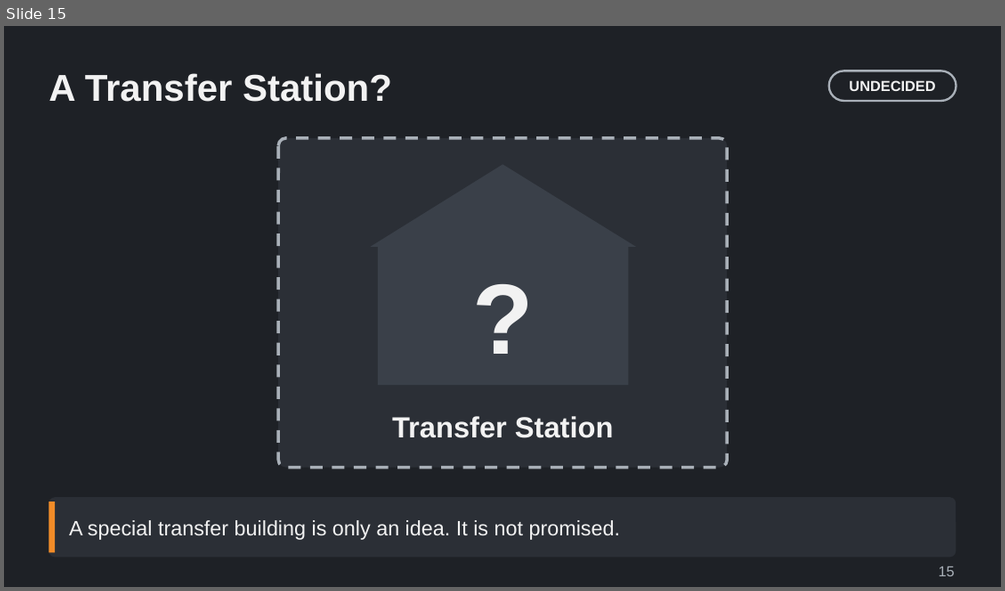
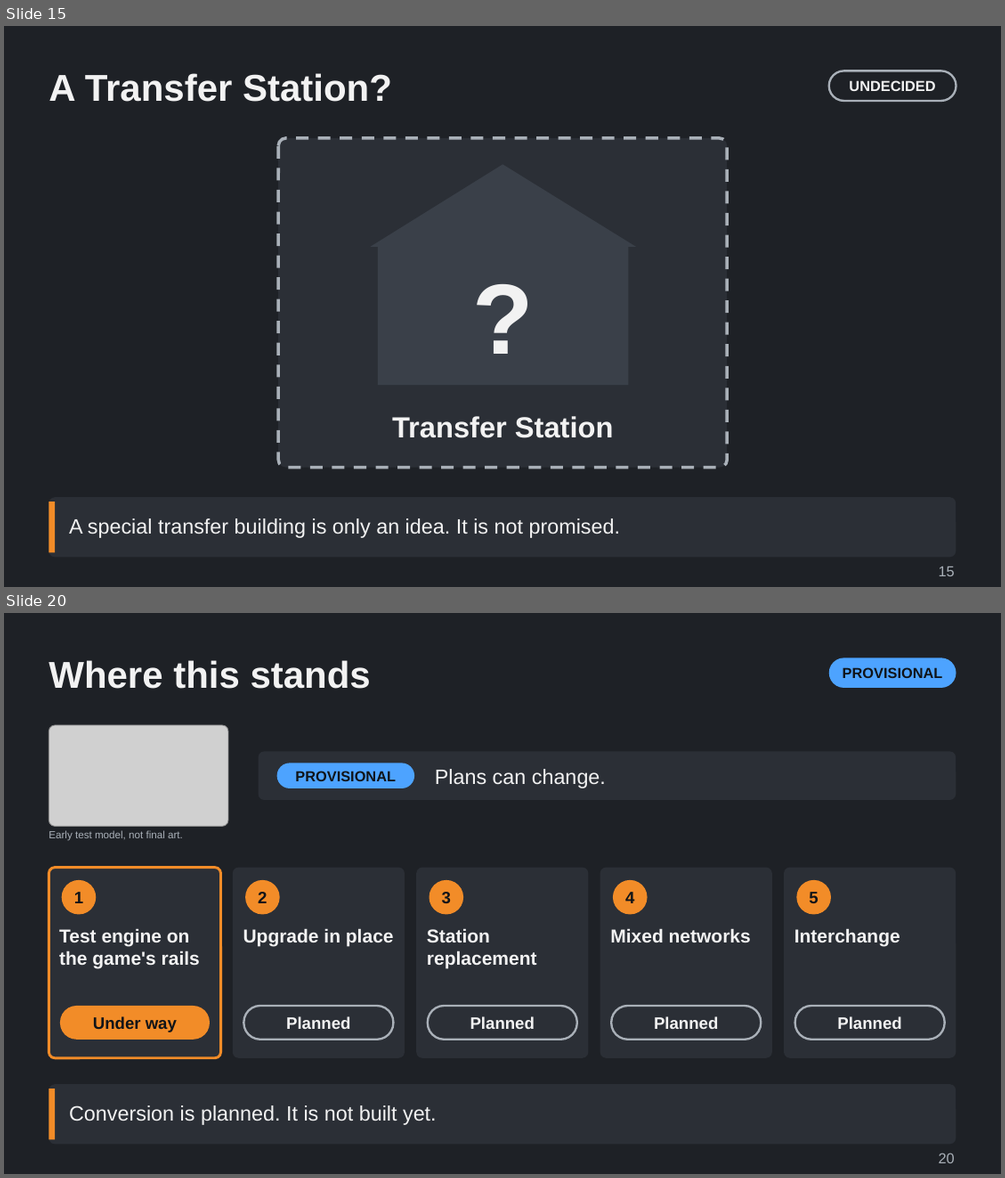
Before and after one commit to Tarenkookoo/Satisfactory---Early-Locomotion, a slide deck: Reporting/Claude Presents/Deck4_Monorail/The_Monorail_Transition_Explained.pptx. Shown one above the other, each under a label of ours: slide 15 before the commit, slides 15 and 20 after it; the slides between them are not shown. The pictures are 1005x591 and 1005x1178 pixels, drawn with LibreOffice and Linux fonts; fonts in the diff are those of the drawing; grey boxes stand for pictures. Boxes give left, top, right and bottom in pixels: in the first picture for what was removed or moved away, otherwise in the second. Text is boxed around its words. In the diff, an @@ line names an element or a change of style, - is before the commit and + after.

```diff
--- a/Reporting/Claude Presents/Deck4_Monorail/The_Monorail_Transition_Explained.pptx
+++ b/Reporting/Claude Presents/Deck4_Monorail/The_Monorail_Transition_Explained.pptx
@@ slide 20 added at (4,613,1001,1174), background #1E2126 @@
@@ title added at (48,660,371,689), 36 pt, text #F2F2F2, bold @@
+Where this stands
@@ rounded rectangle added at (829,657,956,688), fill #4DA3FF, 14 pt, text #101418, bold @@
+PROVISIONAL
@@ picture added at (48,725,228,826) @@
@@ rounded rectangle added at (259,751,956,800), fill #2B2F36 @@
@@ rounded rectangle added at (277,763,414,788), fill #4DA3FF, 14 pt, text #101418, bold @@
+PROVISIONAL
@@ text added at (435,769,606,788), 20 pt, text #F2F2F2 @@
+Plans can change.
@@ text added at (48,830,183,841), 10 pt, text #A9B0B8 @@
+Early test model, not final art.
@@ group added at (48,868,956,1058): 10 rounded rectangles, 5 ellipses, 5 texts @@
+1
+Test engine on the game's rails
+Under way
+2
+Upgrade in place
+Planned
+3
+Station replacement
+Planned
+4
+Mixed networks
+Planned
+5
+Interchange
+Planned
@@ rounded rectangle added at (48,1084,956,1144), fill #2B2F36 @@
@@ rectangle added at (48,1088,55,1140), fill #F28C28 @@
@@ text added at (69,1105,437,1125), 20 pt, text #F2F2F2 @@
+Conversion is planned. It is not built yet.
@@ text added at (938,1152,955,1163), 14 pt, text #A9B0B8 @@
+20
@@ slide 15 changed as well @@
@@ text "A special transfer building is ..." at (69,518,621,538): line spacing 1 to 0.95 @@
```
Also in this commit, not shown: 13 other slides changed, 6 other slides added, 6 other files.
